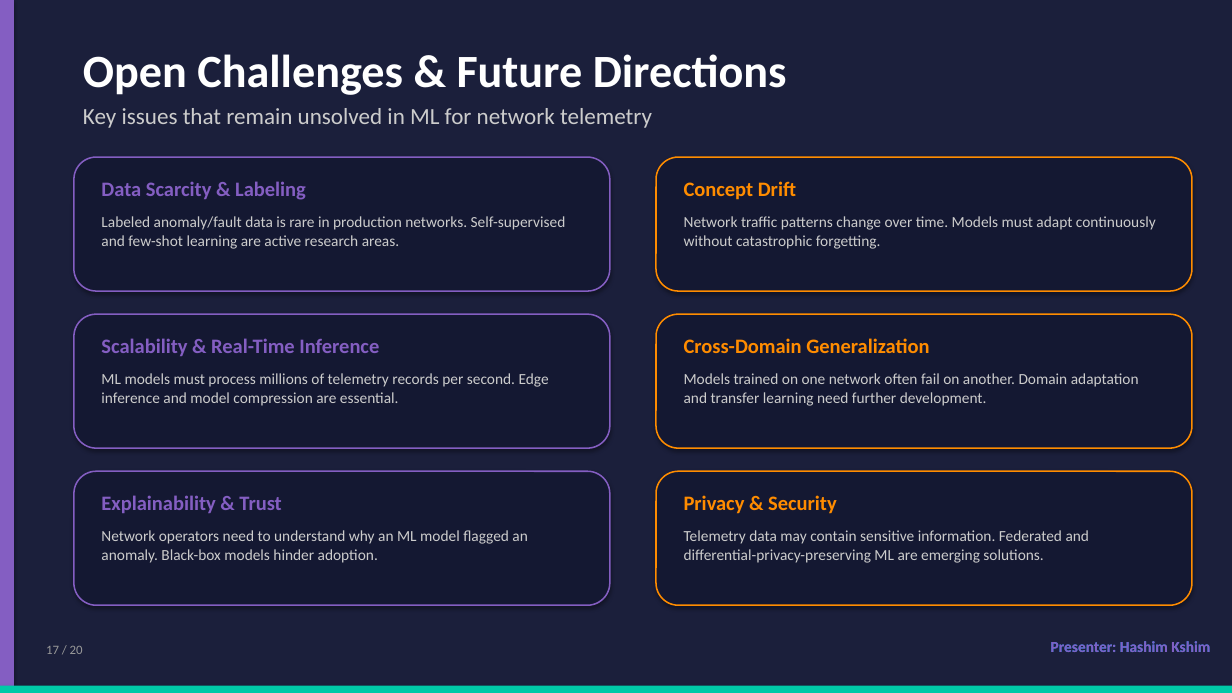
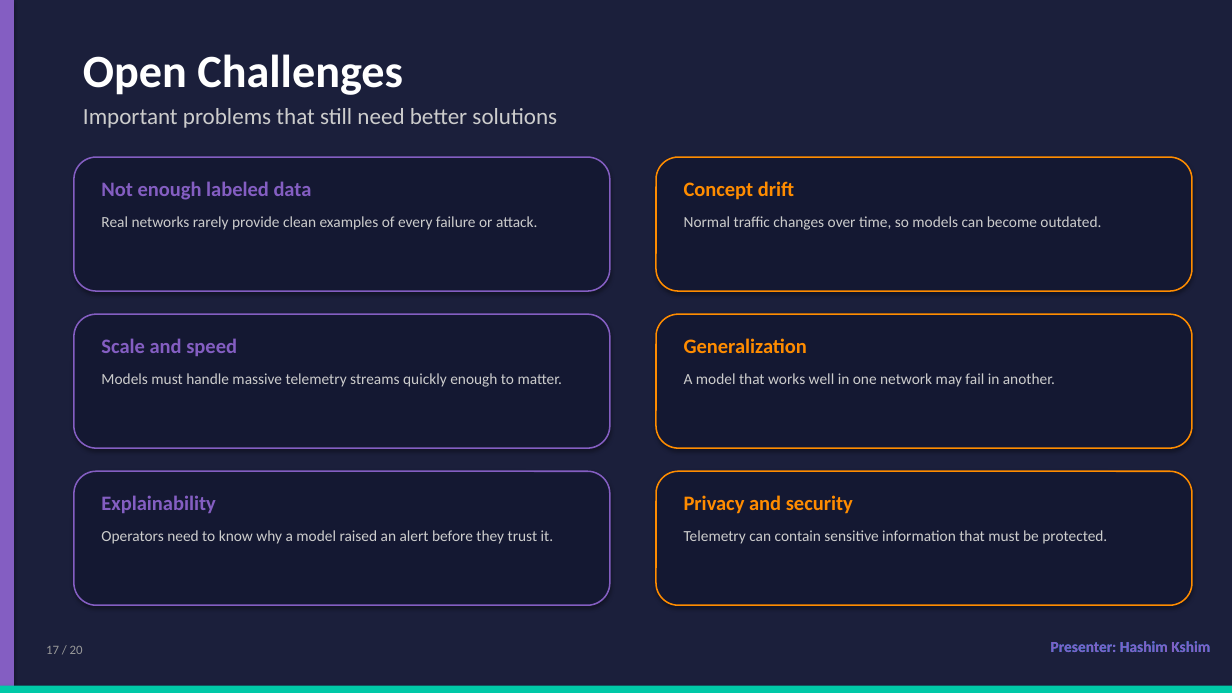
Before and after one commit to dkabduli/NET3006-Project, a slide deck: slide 17 of NET3006A-ML-Network-Telemetry/presentation/NET3006A_ML_Network_Telemetry_Presentation.pptx. Drawn at 1232x693 pixels with LibreOffice and Linux fonts; fonts in the diff are those of the drawing. Boxes give left, top, right and bottom in pixels: in the first picture for what was removed or moved away, otherwise in the second. Text is boxed around its words. In the diff, an @@ line names an element or a change of style, - is before the commit and + after.

```diff
--- a/NET3006A-ML-Network-Telemetry/presentation/NET3006A_ML_Network_Telemetry_Presentation.pptx
+++ b/NET3006A-ML-Network-Telemetry/presentation/NET3006A_ML_Network_Telemetry_Presentation.pptx
@@ text at (83,54,403,95): text changed @@
-Open Challenges & Future Directions
+Open Challenges
@@ text at (83,108,557,128): text changed @@
-Key issues that remain unsolved in ML for network telemetry
+Important problems that still need better solutions
@@ text at (101,181,312,200): text changed @@
-Data Scarcity & Labeling
+Not enough labeled data
@@ text at (684,181,794,200): text changed @@
-Concept Drift
+Concept drift
@@ text at (101,216,538,230): text changed @@
-Labeled anomaly/fault data is rare in production networks. Self-supervised and few-shot learning are active research areas.
+Real networks rarely provide clean examples of every failure or attack.
@@ text at (684,216,1101,230): text changed @@
-Network traffic patterns change over time. Models must adapt continuously without catastrophic forgetting.
+Normal traffic changes over time, so models can become outdated.
@@ text at (101,338,237,356): text changed @@
-Scalability & Real-Time Inference
+Scale and speed
@@ text at (684,338,807,353): text changed @@
-Cross-Domain Generalization
+Generalization
@@ text at (101,373,562,387): text changed @@
-ML models must process millions of telemetry records per second. Edge inference and model compression are essential.
+Models must handle massive telemetry streams quickly enough to matter.
@@ text at (684,373,1055,387): text changed @@
-Models trained on one network often fail on another. Domain adaptation and transfer learning need further development.
+A model that works well in one network may fail in another.
@@ text at (101,495,215,513): text changed @@
-Explainability & Trust
+Explainability
@@ text at (684,495,853,514): text changed @@
-Privacy & Security
+Privacy and security
@@ text at (101,530,554,544): text changed @@
-Network operators need to understand why an ML model flagged an anomaly. Black-box models hinder adoption.
+Operators need to know why a model raised an alert before they trust it.
@@ text at (684,530,1107,544): text changed @@
-Telemetry data may contain sensitive information. Federated and differential-privacy-preserving ML are emerging solutions.
+Telemetry can contain sensitive information that must be protected.
```
Also in this commit, not shown: 7 other slides changed, 7 slides added, 7 slides removed, 2 other files.
